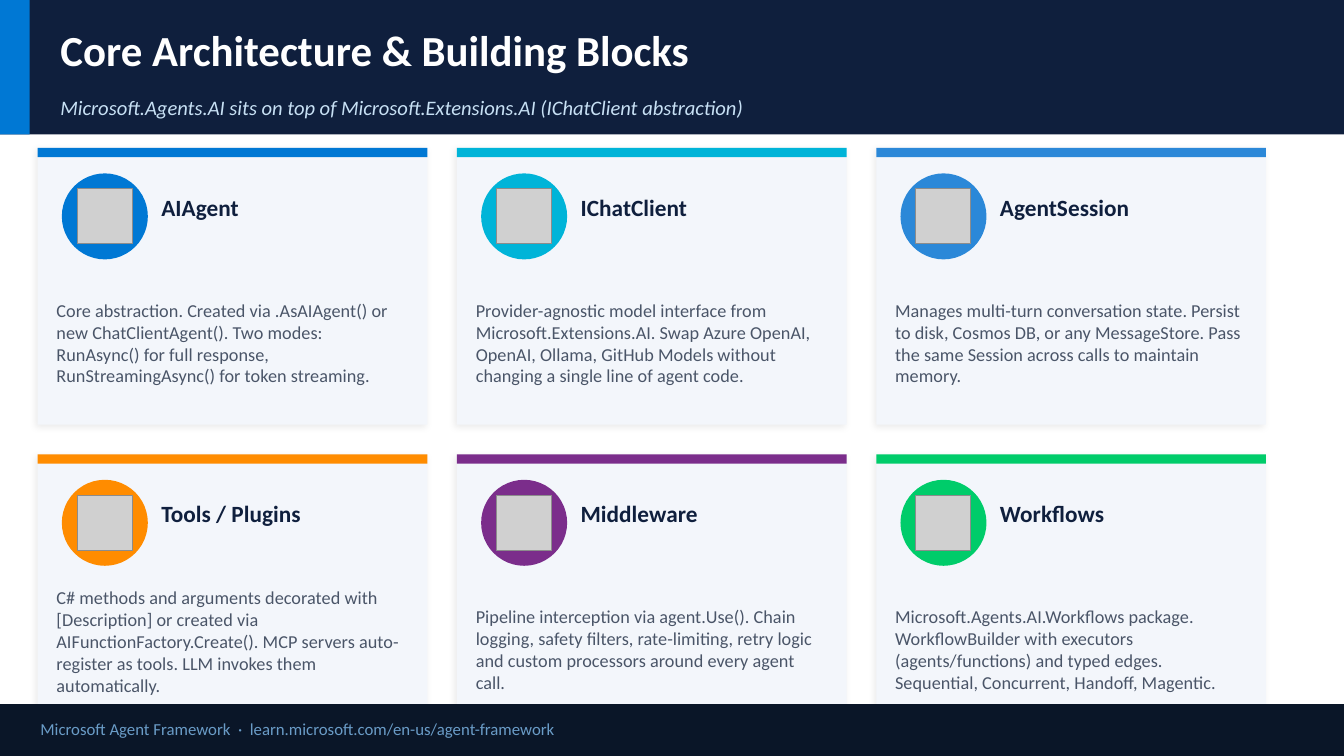
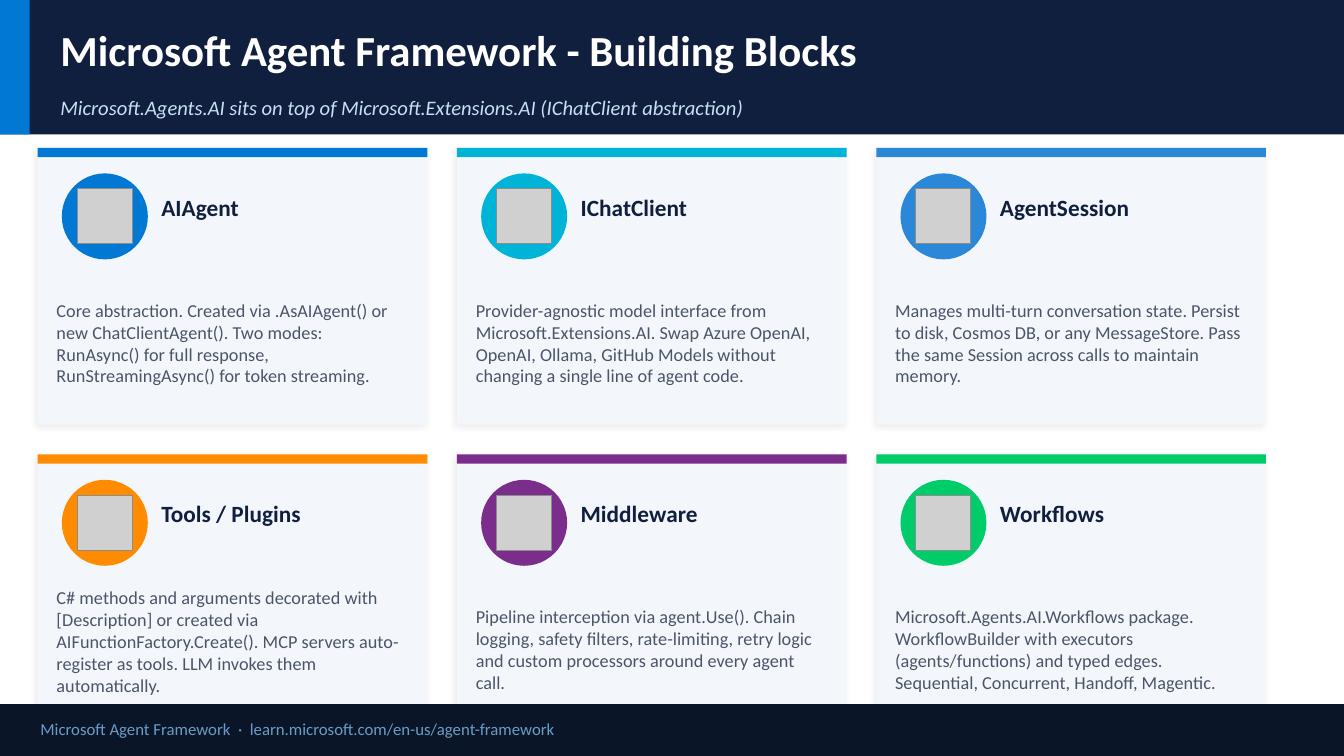
Before and after one commit to satyasyamnn/learning_agent_framework, a slide deck: slide 5 of Microsoft Agent Framework.pptx (slide 6 before the commit). Drawn at 1344x756 pixels with LibreOffice and Linux fonts; fonts in the diff are those of the drawing; grey boxes stand for pictures. Boxes give left, top, right and bottom in pixels: in the first picture for what was removed or moved away, otherwise in the second. Text is boxed around its words. In the diff, an @@ line names an element or a change of style, - is before the commit and + after.

```diff
--- a/Microsoft Agent Framework.pptx
+++ b/Microsoft Agent Framework.pptx
@@ text at (x1=60, y1=36, x2=857, y2=74): text changed @@
-Core Architecture & Building Blocks
+Microsoft Agent Framework - Building Blocks
```
Also in this commit, not shown: 3 other slides changed, 7 slides removed, 2 other files.
